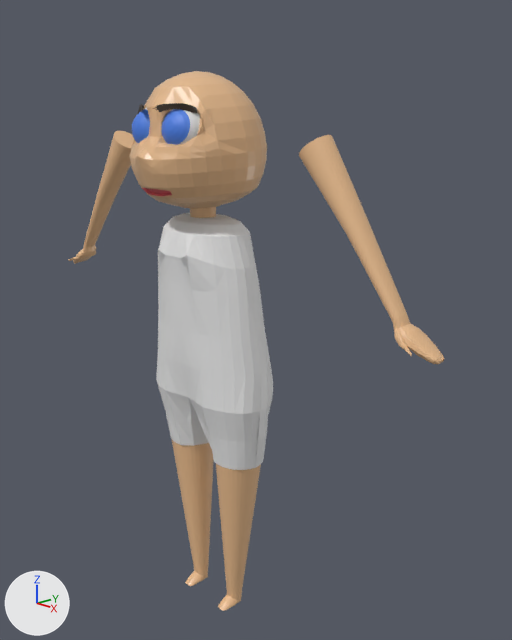
Before and after pictures for a commit that changed the Blender file Blender/001.blend.
Rendered twice from a 50 mm camera at (3.9, -3.22, 3.69) aimed at (0.2, 0.27, 2.26). Arrows for +X, +Y and +Z are at lower left; the lights stay in place.

Objects in the first picture: 'Body', 'Eye', 'Eyelashes', 'Head', 'RArm', 'RReg'.
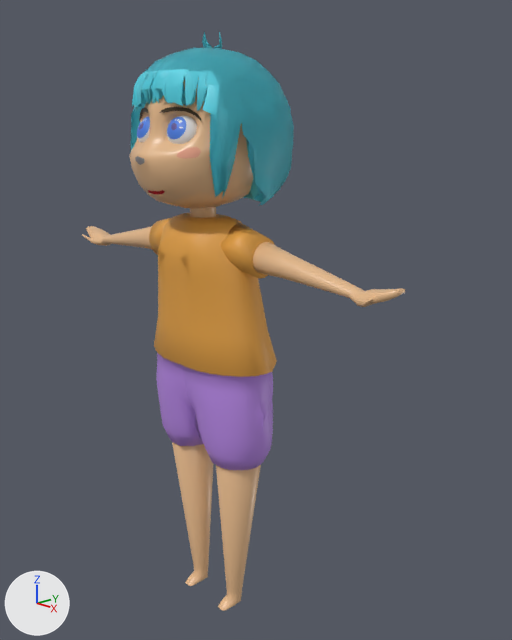
Where the change shows, as pixel boxes [x1, y1, x2, y2] in the pictures (512 x 640 px):
'Body', reshaped (9% wider): before [156, 213, 273, 470]; after [149, 213, 277, 470]
'Hear', added (cyan): after [130, 31, 294, 206]
'RArm', reshaped, moved: before [68, 131, 444, 364]; after [82, 226, 405, 307]
'Eye', reshaped: before [132, 108, 200, 145]; after [137, 115, 197, 144]
'Eyelashes', reshaped (36% taller): before [138, 103, 198, 113]; after [139, 107, 201, 121]
part 1 of me_cylinder, added (orange): after [149, 218, 275, 278]
part 2 of me_cylinder, built on: before [156, 315, 273, 470]; after [154, 317, 276, 470]
part 3 of me_cylinder, recoloured (grey to purple): before [157, 381, 273, 442]; after [157, 381, 273, 445]
part 4 of me_cylinder, recoloured (grey to orange): [158, 213, 261, 338] in both
part 5 of me_cylinder_002, shading changed: [172, 442, 261, 611] in both

The change, as a list of edits to the scene's bpy script:
```text
Add mat_cloth2:
    mat_cloth2 = principled_material('cloth2')
    mat_cloth2.base_color = (0.8, 0.371, 0.0606)  # orange #e7a446
Add mat_cloth:
    mat_cloth = principled_material('cloth')
    mat_cloth.base_color = (0.491, 0.256, 0.8)  # purple #ba8ae7
Change me_cylinder:
    used by ob_body; location = (0.0, 0.0, 2.386); scale = (1.0, 1.0, 2.38)
    remove me_cylinder.from_pydata(...)  # 238 vertices, 196 faces, 2 loose edges; spans x -0.551..0.004, y -0.335..0.329, z -0.481..0.273
    add me_cylinder.from_pydata(...)  # 345 vertices, 276 faces, 1 loose edge; spans x -0.584..0.026, y -0.335..0.345, z -0.481..0.273
    me_cylinder part 1: a new loose piece of 64 vertices spanning x -0.574..-0.246, y -0.191..0.148, z 0.12..0.266, in mat_cloth2 (orange #e7a446)
    me_cylinder part 2
    43 vertices are removed from x -0.546..0.003, y -0.285..0.298, z -0.481..-0.164
    55 faces are deleted
    1 loose edge is deleted
    63 vertices move from x -0.537..0.004, y -0.298..0.298, z -0.481..-0.053 to x -0.561..0.012, y -0.308..0.345, z -0.433..-0.053
    86 vertices are added at x -0.584..0.026, y -0.305..0.345, z -0.481..-0.156
    88 new faces join them, mat_cloth (purple #ba8ae7)
    13 new faces join them, mat_cloth2 (orange #e7a446)
    me_cylinder part 3: 50 faces spanning x -0.56..0.004, y -0.276..0.329, z -0.399..-0.217 switch from no material to mat_cloth (purple #ba8ae7)
    me_cylinder part 4: 91 faces spanning x -0.524..0.012, y -0.335..0.307, z -0.156..0.273 switch from no material to mat_cloth2 (orange #e7a446)
Change me_cylinder_002:
    where me_cylinder_002.from_pydata(...)  # 224 vertices, 194 faces; spans x 0.1..0.453, y -0.163..0.199, z -1.024..-0.464
    used by ob_rreg; location = (0.0, 0.0, 2.386); scale = (1.0, 1.0, 2.38)
    me_cylinder_002 part 5: all faces are now shaded smooth (194 of 194 changed)
Change me_cylinder_003:
    used by ob_rarm; location = (0.0, 0.0, 0.881); scale = (0.879, 0.807, 2.38)
    remove me_cylinder_003.from_pydata(...)  # 276 vertices, 248 faces; spans x 1.026..2.211, y -0.168..0.127, z 0.645..1.144
    add me_cylinder_003.from_pydata(...)  # 276 vertices, 248 faces; spans x 0.231..1.898, y -0.169..0.163, z 1.21..1.358
    me_cylinder_003 part 6: 276 of 276 vertices moved; they spanned x 1.026..2.211, y -0.168..0.127, z 0.645..1.144 and now span x 0.231..1.898, y -0.169..0.163, z 1.21..1.358; mean shift (-0.428, 0.0, 0.488); largest move (1.244, 0.0, 1.144) -> (0.295, 0.0, 1.358)
Change me_cylinder_004:
    used by ob_eye; location = (0.0, 0.0, 2.386); scale = (1.0, 1.0, 2.38)
    remove me_cylinder_004.from_pydata(...)  # 482 vertices, 512 faces; spans x -0.02..0.338, y -0.468..-0.111, z 0.454..0.587
    add me_cylinder_004.from_pydata(...)  # 482 vertices, 512 faces; spans x 0.064..0.296, y -0.435..-0.264, z 0.473..0.559
    me_cylinder_004 part 7: 482 of 482 vertices moved; they spanned x -0.02..0.338, y -0.468..-0.111, z 0.454..0.587 and now span x 0.064..0.296, y -0.435..-0.264, z 0.473..0.559; mean shift (0.021, -0.06, -0.004); largest move (0.042, -0.165, 0.497) -> (0.155, -0.314, 0.485)
Change me_cylinder_008:
    used by ob_eyelashes; location = (0.0, 0.0, 2.386); scale = (1.0, 1.0, 2.38)
    remove me_cylinder_008.from_pydata(...)  # 31 vertices, 33 faces; spans x 0.053..0.328, y -0.492..-0.336, z 0.563..0.588
    add me_cylinder_008.from_pydata(...)  # 31 vertices, 33 faces; spans x 0.056..0.339, y -0.449..-0.321, z 0.543..0.579
    me_cylinder_008 part 8: 31 of 31 vertices moved; they spanned x 0.053..0.328, y -0.492..-0.336, z 0.563..0.588 and now span x 0.056..0.339, y -0.449..-0.321, z 0.543..0.579; mean shift (0.008, 0.028, -0.011); largest move (0.053, -0.492, 0.574) -> (0.056, -0.449, 0.563)
Change ob_rarm:
    ob_rarm.location: (0.0, 0.0, 0.881) -> (0.0, 0.0, -0.238)
Add ob_hear:
    ob_hear = bpy.data.objects.new('Hear', me_cylinder_001)  # 1044 vertices, 975 faces; spans x -0.047..0.734, y -0.462..0.577, z 0.308..0.787; in mat_hear (cyan #53d5e7); modifiers MIRROR
    ob_hear.location = (0.0, 0.0, 2.386)
    ob_hear.scale = (1.0, 1.0, 2.38)
```
